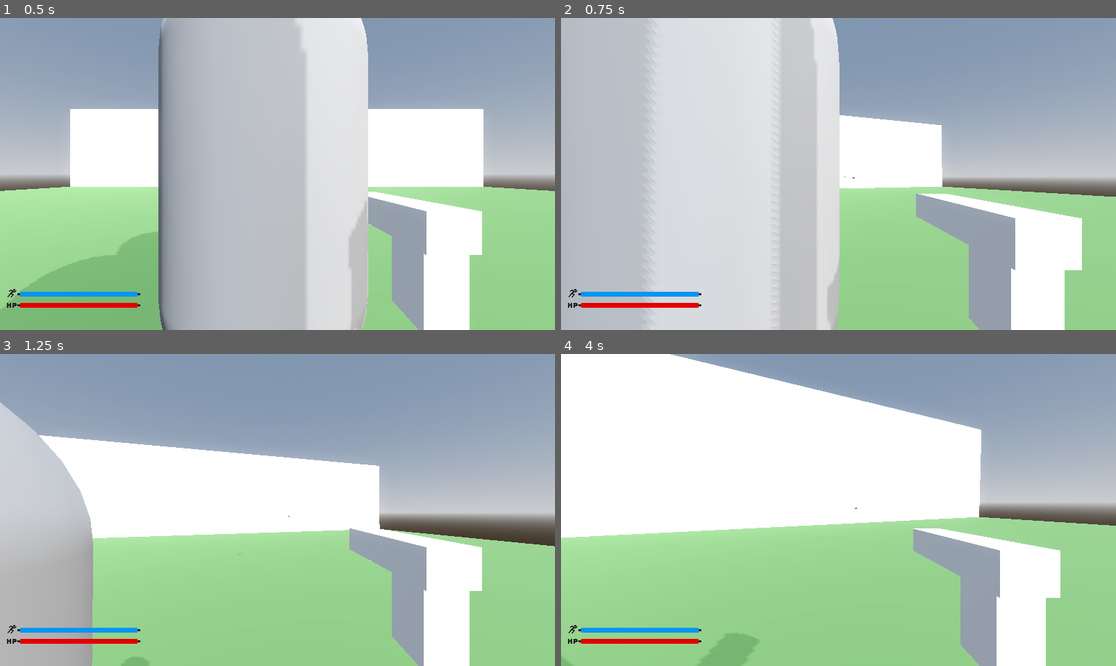
Above: before the commit, frames 1-4 (two rows, left to right).
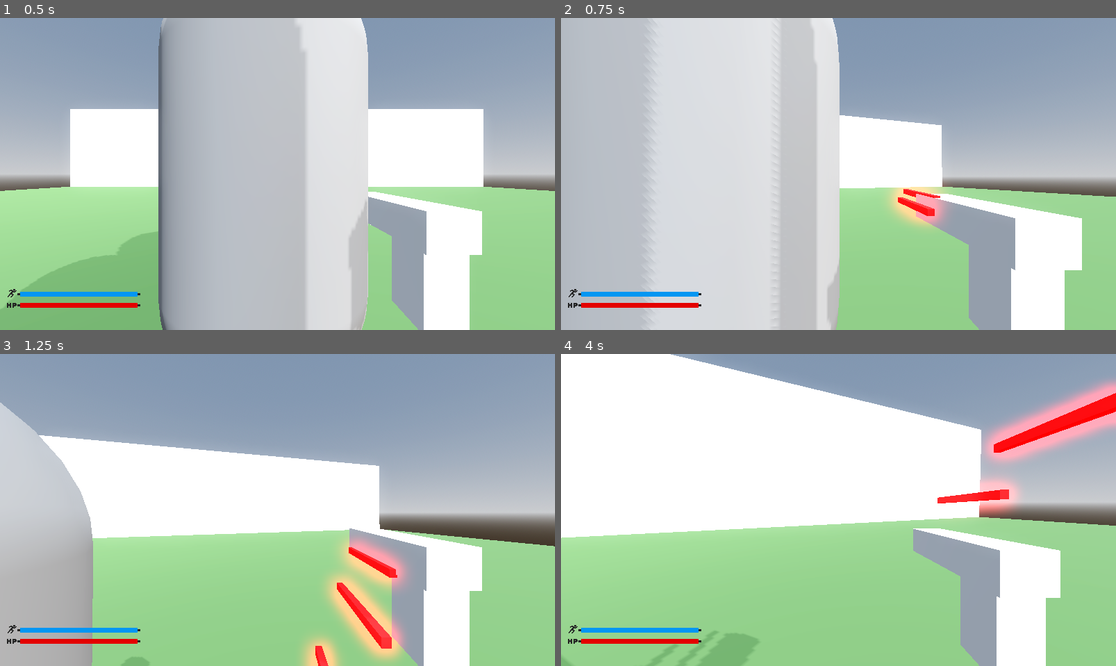
Above: after the commit, the same moments.

Repository: boltnzl/project-override
Game: Godot game, scene res://level.tscn
Same seed, same stepped clock (60 frames per second), same inputs: the game is played once before the commit and once after it.
Inputs (mouse positions are in pixels of both pictures, inside the frame that each line leads up to):
- Up to frame 1 (0.5 s): no input
- Up to frame 2 (0.75 s): move the mouse to (866, 174) at 0.52 s; press the mouse at (866, 174) at 0.53 s; hold W (up) from 0.53 s (still down)
- Up to frame 3 (1.25 s): keep holding W (up); tap Space (jump) at 0.77 s
- Up to frame 4 (4 s): keep holding W (up); move the mouse to (810, 510) at 1.27 s; release the mouse at (810, 510) at 1.28 s; tap Shift (sprint) at 1.35, 2.85 s; tap Space (jump) at 1.52, 3.02, 3.77 s; move the mouse to (849, 503) at 2.02 s; press the mouse at (849, 503) at 2.03 s; move the mouse to (832, 516) at 2.77 s; release the mouse at (832, 516) at 2.78 s; move the mouse to (877, 513) at 3.52 s; press the mouse at (877, 513) at 3.53 s

Frame 1 is identical in both runs. In frame 2, 1.1% of the frame differs, in the area x 51-70%, y 50-68%; in frame 3, 4.4%; in frame 4, 4.6%, in the area x 15-100%, y 8-100%.
Error after the commit: Parse Error: Unexpected identifier "dd" in class body. (res://bullet.gd:21)

Commit message:
Collisions Properly work with bullets

Diff:
--- a/bullet.gd
+++ b/bullet.gd
@@ -1,16 +1,23 @@
 extends Node3D
 
-const SPEED = 200.0
+const SPEED = 100.0
 
 @onready var mesh = $MeshInstance3D
+@onready var particles = $GPUParticles3D
 @onready var ray = $RayCast3D
 
+func _ready() -> void:
+	pass
 
-# Called when the node enters the scene tree for the first time.
-func _ready() -> void:
-	pass # Replace with function body.
-
-
-# Called every frame. 'delta' is the elapsed time since the previous frame.
-func _process(delta: float) -> void:
+func _physics_process(delta: float) -> void:
+	var distance = SPEED * delta
+	ray.target_position = Vector3(0, 0, -distance)
 	position += transform.basis * Vector3(0, 0, -SPEED) * delta
+	if ray.is_colliding():
+		mesh.visible = false
+		particles.emitting = true
+		await get_tree().create_timer(1.0).timeout
+		queue_free()
+dd
+func _on_timer_timeout() -> void:
+	queue_free()
--- a/bullet.tscn
+++ b/bullet.tscn
@@ -10,6 +10,21 @@
 
 [sub_resource type="BoxMesh" id="BoxMesh_v7oki"]
 
+[sub_resource type="ParticleProcessMaterial" id="ParticleProcessMaterial_v7oki"]
+direction = Vector3(0, 0, 1)
+initial_velocity_min = 1.0
+initial_velocity_max = 5.0
+
+[sub_resource type="StandardMaterial3D" id="StandardMaterial3D_v8qja"]
+albedo_color = Color(1, 0.054902, 0, 1)
+emission_enabled = true
+emission = Color(1, 0, 0.00392157, 1)
+emission_energy_multiplier = 8.0
+
+[sub_resource type="BoxMesh" id="BoxMesh_t4vbm"]
+material = SubResource("StandardMaterial3D_v8qja")
+size = Vector3(0.1, 0.1, 0.1)
+
 [node name="Bullet" type="Node3D"]
 script = ExtResource("1_v7oki")
 
@@ -19,5 +34,20 @@
 mesh = SubResource("BoxMesh_v7oki")
 
 [node name="RayCast3D" type="RayCast3D" parent="."]
-transform = Transform3D(1, 0, 0, 0, 1, 0, 0, 0, 1, 0, 0, -0.41654)
+transform = Transform3D(3.51333, 0, 0, 0, 3.33088, 0, 0, 0, 1.73393, 0, 0, -0.41654)
 target_position = Vector3(0, 0, -0.5)
+
+[node name="GPUParticles3D" type="GPUParticles3D" parent="."]
+transform = Transform3D(1, 0, 0, 0, 1, 0, 0, 0, 1, 0, 0, -0.753219)
+emitting = false
+one_shot = true
+explosiveness = 1.0
+process_material = SubResource("ParticleProcessMaterial_v7oki")
+draw_pass_1 = SubResource("BoxMesh_t4vbm")
+
+[node name="Timer" type="Timer" parent="."]
+wait_time = 10.0
+one_shot = true
+autostart = true
+
+[connection signal="timeout" from="Timer" to="." method="_on_timer_timeout"]
Not shown: 1 places in bullet.tscn that only renumber resources
